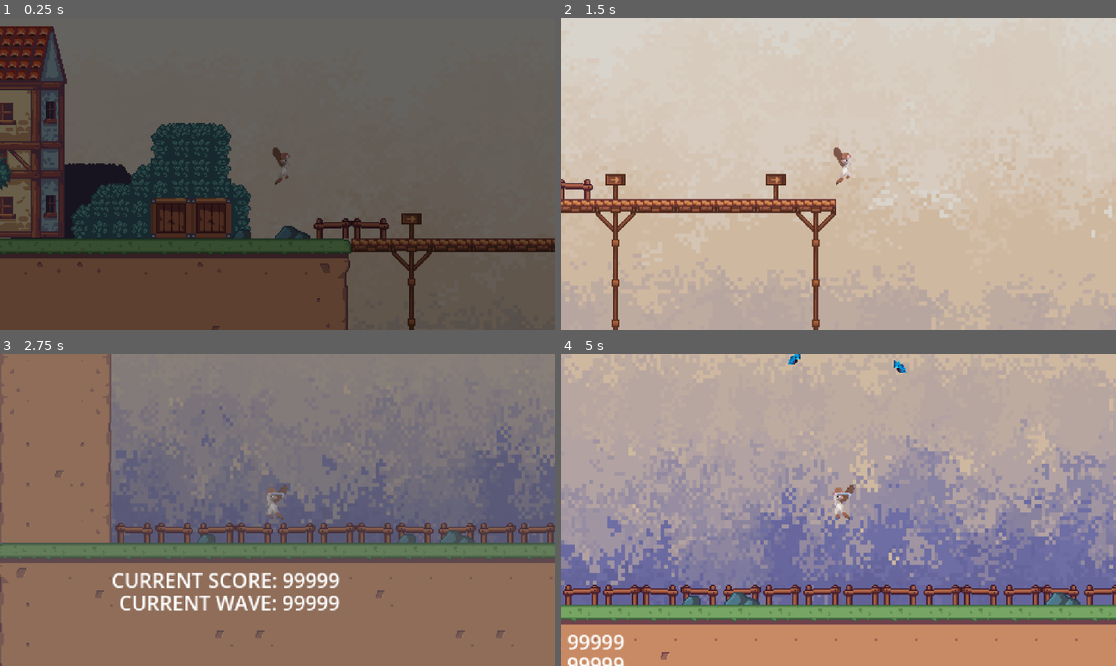
Above: before the commit, frames 1-4 (two rows, left to right).
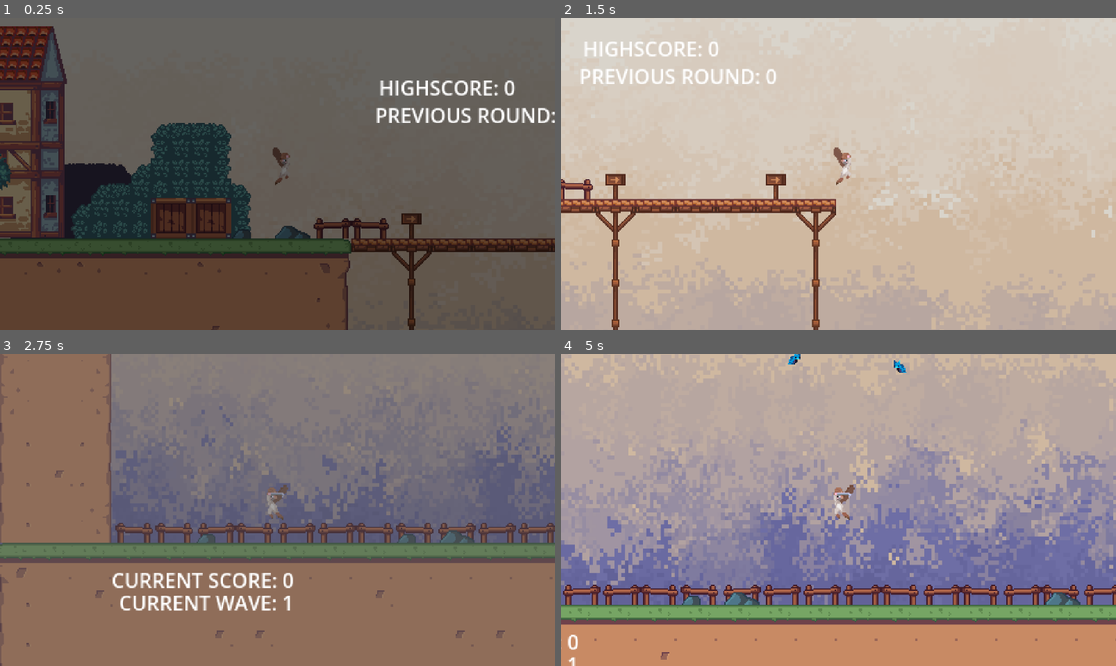
Above: after the commit, the same moments.

Repository: Charlie3570/Hack-n-Slash-Game-Godot
Game: Godot game, scene res://Scenes/lobby_level.tscn
The game is run twice, just before and just after one commit, with the same random seed, the same clock (stepped at 60 frames per second) and the same inputs.
Inputs (mouse positions are in pixels of both pictures, inside the frame that each line leads up to):
- Up to frame 1 (0.25 s): no input
- Up to frame 2 (1.5 s): move the mouse to (960, 158) at 0.52 s; hold D (right) from 0.53 s (still down); click (960, 158) at 0.6 s; tap W (jump) at 0.77 s; move the mouse to (727, 189) at 1.27 s; right-click (727, 189) at 1.35 s
- Up to frame 3 (2.75 s): tap W (jump) at 1.52 s; move the mouse to (333, 441) at 2.02 s; release D (right) at 2.03 s; hold A (left) from 2.03 s (still down); click (333, 441) at 2.1 s
- Up to frame 4 (5 s): move the mouse to (810, 572) at 2.77 s; release A (left) at 2.78 s; hold D (right) 2.78-4.28 s; right-click (810, 572) at 2.85 s; tap W (jump) at 3.02, 3.77, 4.52 s; move the mouse to (1005, 556) at 3.52 s; click (1005, 556) at 3.6 s; move the mouse to (672, 463) at 4.27 s; hold A (left) from 4.28 s (still down); right-click (672, 463) at 4.35 s

The runs differ from the first frame. In frame 1, 1.4% of the frame differs, in the area x 67-100%, y 20-34%; in frame 2, 1.2%; in frame 3, 0.6%; in frame 4, 0.5%.

Commit message:
Finished tutorial

Diff:
--- /dev/null
+++ b/h-ack'n'slash/Scenes/currentscore_label.gd
@@ -0,0 +1,8 @@
+extends RichTextLabel
+
+var default_text = "CURRENT SCORE: "
+
+# Called every frame. 'delta' is the elapsed time since the previous frame.
+func _process(delta):
+	var text = str(default_text, str(Global.current_score))
+	self.text = (text)
--- /dev/null
+++ b/h-ack'n'slash/Scenes/currentwavelevel_label.gd
@@ -0,0 +1,8 @@
+extends RichTextLabel
+
+var default_text = "CURRENT WAVE: "
+
+# Called every frame. 'delta' is the elapsed time since the previous frame.
+func _process(delta):
+	var text = str(default_text, str(Global.current_wave))
+	self.text = (text)
--- /dev/null
+++ b/h-ack'n'slash/Scenes/highscore_label.gd
@@ -0,0 +1,8 @@
+extends RichTextLabel
+
+var default_text = "HIGHSCORE: "
+
+# Called every frame. 'delta' is the elapsed time since the previous frame.
+func _process(delta):
+	var text = str(default_text, str(Global.high_score))
+	self.text = (text)
--- a/h-ack'n'slash/Scenes/lobby_level.tscn
+++ b/h-ack'n'slash/Scenes/lobby_level.tscn
@@ -8,6 +8,8 @@
 [ext_resource type="Texture2D" uid="uid://cu3btvm0ismk2" path="res://Base Art/Background/Tree1.png" id="5_lnnip"]
 [ext_resource type="PackedScene" uid="uid://dmp5fivxqc1o8" path="res://Scenes/player.tscn" id="6_x3m8e"]
 [ext_resource type="PackedScene" uid="uid://dyxvk6x76a35" path="res://Scenes/scene_transition.tscn" id="8_n0tpq"]
+[ext_resource type="Script" uid="uid://q3cbmj1qnrq7" path="res://Scenes/highscore_label.gd" id="9_lnnip"]
+[ext_resource type="Script" uid="uid://b2m8fjl07nsgy" path="res://Scenes/previousround_label.gd" id="10_m5621"]
 
 [sub_resource type="TileSetAtlasSource" id="TileSetAtlasSource_o1qmv"]
 texture = ExtResource("2_x3m8e")
@@ -137,4 +139,22 @@
 
 [node name="Scene Transition" parent="." instance=ExtResource("8_n0tpq")]
 
+[node name="StaticBody2D" type="StaticBody2D" parent="."]
+
+[node name="highscoreLabel" type="RichTextLabel" parent="StaticBody2D"]
+offset_left = 406.0
+offset_top = 60.0
+offset_right = 698.0
+offset_bottom = 110.0
+text = "HIGH SCORE: 99999"
+script = ExtResource("9_lnnip")
+
+[node name="previousroundLabel" type="RichTextLabel" parent="StaticBody2D"]
+offset_left = 403.0
+offset_top = 82.0
+offset_right = 618.0
+offset_bottom = 122.0
+text = "PREVIOUS ROUND: 99999"
+script = ExtResource("10_m5621")
+
 [connection signal="body_entered" from="StartGameDirection" to="." method="_on_start_game_direction_body_entered"]
--- a/h-ack'n'slash/Scenes/player.tscn
+++ b/h-ack'n'slash/Scenes/player.tscn
@@ -10,6 +10,7 @@
 [ext_resource type="Texture2D" uid="uid://bi8q3br14q3jf" path="res://Base Art/Dacian Warrior Animated Pixel-Art 2D/Dacian Warrior Animated Pixel-Art 2D/Fall/50x50/Fall 1 Sprite Sheet.png" id="7_c32x4"]
 [ext_resource type="Texture2D" uid="uid://csfc4wuus6xlx" path="res://Base Art/Dacian Warrior Animated Pixel-Art 2D/Dacian Warrior Animated Pixel-Art 2D/Idle/50x50/Idle Sprite 0.png" id="8_fg7i4"]
 [ext_resource type="Texture2D" uid="uid://qfl3ehp70f3n" path="res://Base Art/Dacian Warrior Animated Pixel-Art 2D/Dacian Warrior Animated Pixel-Art 2D/Run/50x50/Run Sprite 2.png" id="9_gwne5"]
+[ext_resource type="PackedScene" uid="uid://h86hjbth0f42" path="res://Scenes/progress_bar.tscn" id="11_gymyn"]
 
 [sub_resource type="AtlasTexture" id="AtlasTexture_03fgm"]
 atlas = ExtResource("2_hvaui")
@@ -447,4 +448,11 @@
 [node name="CollisionShape2D" type="CollisionShape2D" parent="PlayerHitBox"]
 shape = SubResource("CapsuleShape2D_tx1dd")
 
+[node name="ProgressBar" parent="." instance=ExtResource("11_gymyn")]
+offset_left = -14.0
+offset_top = 13.000001
+offset_right = 76.0
+offset_bottom = 36.0
+scale = Vector2(0.3, 0.3)
+
 [connection signal="animation_finished" from="AnimatedSprite2D" to="." method="_on_animated_sprite_2d_animation_finished"]
--- /dev/null
+++ b/h-ack'n'slash/Scenes/previousround_label.gd
@@ -0,0 +1,8 @@
+extends RichTextLabel
+
+var default_text = "PREVIOUS ROUND: "
+
+# Called every frame. 'delta' is the elapsed time since the previous frame.
+func _process(delta):
+	var text = str(default_text, str(Global.previous_score))
+	self.text = (text)
--- /dev/null
+++ b/h-ack'n'slash/Scenes/progress_bar.tscn
@@ -0,0 +1,22 @@
+[gd_scene load_steps=4 format=3 uid="uid://h86hjbth0f42"]
+
+[ext_resource type="Script" uid="uid://clca0go5goi16" path="res://progress_bar.gd" id="1_gsm4l"]
+
+[sub_resource type="StyleBoxFlat" id="StyleBoxFlat_r5tkt"]
+bg_color = Color(0.7921569, 0, 0, 1)
+corner_radius_top_left = 15
+corner_radius_top_right = 15
+corner_radius_bottom_right = 15
+corner_radius_bottom_left = 15
+
+[sub_resource type="StyleBoxFlat" id="StyleBoxFlat_tqi2h"]
+bg_color = Color(0, 0.73971456, 1.92523e-07, 1)
+
+[node name="ProgressBar" type="ProgressBar"]
+offset_left = -22.0
+offset_top = 1.0
+offset_right = 21.0
+offset_bottom = 24.0
+theme_override_styles/background = SubResource("StyleBoxFlat_r5tkt")
+theme_override_styles/fill = SubResource("StyleBoxFlat_tqi2h")
+script = ExtResource("1_gsm4l")
--- a/h-ack'n'slash/Scenes/stage_level.tscn
+++ b/h-ack'n'slash/Scenes/stage_level.tscn
@@ -7,6 +7,8 @@
 [ext_resource type="PackedScene" uid="uid://dhqgtw2wmjuh1" path="res://Script/bat_enemey.tscn" id="5_po6aq"]
 [ext_resource type="PackedScene" uid="uid://c37ka87qqwvto" path="res://Scenes/toxic_frog.tscn" id="6_ay5av"]
 [ext_resource type="PackedScene" uid="uid://dyxvk6x76a35" path="res://Scenes/scene_transition.tscn" id="6_r1lt6"]
+[ext_resource type="Script" uid="uid://defql4g2t8mmk" path="res://Scenes/currentscore_label.gd" id="8_xqoqq"]
+[ext_resource type="Script" uid="uid://bomh3b7mlpmtv" path="res://Scenes/currentwavelevel_label.gd" id="9_bn4sp"]
 
 [sub_resource type="TileSetAtlasSource" id="TileSetAtlasSource_v7avy"]
 texture = ExtResource("1_fjht0")
@@ -116,6 +118,7 @@
 offset_right = 363.0
 offset_bottom = 506.0
 text = "CURRENT SCORE: 99999"
+script = ExtResource("8_xqoqq")
 
 [node name="currentwavelevelLabel" type="RichTextLabel" parent="scoreLabels"]
 offset_left = 163.0
@@ -123,3 +126,4 @@
 offset_right = 369.0
 offset_bottom = 524.0
 text = "CURRENT WAVE: 99999"
+script = ExtResource("9_bn4sp")
--- a/h-ack'n'slash/Scenes/toxic_frog.tscn
+++ b/h-ack'n'slash/Scenes/toxic_frog.tscn
@@ -1,8 +1,9 @@
-[gd_scene load_steps=42 format=3 uid="uid://c37ka87qqwvto"]
+[gd_scene load_steps=43 format=3 uid="uid://c37ka87qqwvto"]
 
 [ext_resource type="Script" uid="uid://b6j4rx1j68ogb" path="res://toxic_frog.gd" id="1_ywud4"]
 [ext_resource type="Texture2D" uid="uid://nig073lxd81i" path="res://Base Art/ToxicFrog/PurpleBlue/ToxicFrogPurpleBlue_Sheet.png" id="2_8ae6g"]
 [ext_resource type="Script" uid="uid://cof7nft7t0juy" path="res://Scenes/frog_deal_damage_area.gd" id="3_8ae6g"]
+[ext_resource type="PackedScene" uid="uid://h86hjbth0f42" path="res://Scenes/progress_bar.tscn" id="4_5n807"]
 
 [sub_resource type="AtlasTexture" id="AtlasTexture_4u40n"]
 atlas = ExtResource("2_8ae6g")
@@ -315,6 +316,13 @@
 position = Vector2(12, 0.5)
 shape = SubResource("RectangleShape2D_ywud4")
 
+[node name="ProgressBar" parent="." instance=ExtResource("4_5n807")]
+offset_left = -15.0
+offset_top = 11.0
+offset_right = 57.499992
+offset_bottom = 34.0
+scale = Vector2(0.35, 0.35)
+
 [connection signal="timeout" from="DirectionTimer" to="." method="_on_d_irection_timer_timeout"]
 [connection signal="area_entered" from="FrogHitbox" to="." method="_on_frog_hitbox_area_entered"]
 [connection signal="area_entered" from="FrogDealDamageArea" to="." method="_on_frog_deal_damage_area_area_entered"]
--- a/h-ack'n'slash/Script/bat_enemey.tscn
+++ b/h-ack'n'slash/Script/bat_enemey.tscn
@@ -1,10 +1,11 @@
-[gd_scene load_steps=31 format=3 uid="uid://dhqgtw2wmjuh1"]
+[gd_scene load_steps=32 format=3 uid="uid://dhqgtw2wmjuh1"]
 
 [ext_resource type="Script" uid="uid://ces2grq6qvhje" path="res://Script/bat_enemey.gd" id="1_cox1u"]
 [ext_resource type="Texture2D" uid="uid://1bxfl6aqclkf" path="res://Base Art/Bat/Standard/BatStandard_Attack.png" id="2_duayy"]
 [ext_resource type="Texture2D" uid="uid://jrb8eebbspjo" path="res://Base Art/Bat/Standard/BatStandard_Death.png" id="3_di62m"]
 [ext_resource type="Texture2D" uid="uid://bstbbhsbksdp8" path="res://Base Art/Bat/Standard/BatStandard_Flying.png" id="4_h7mgm"]
 [ext_resource type="Texture2D" uid="uid://cdifngfig3q60" path="res://Base Art/Bat/Standard/BatStandard_Hurt.png" id="5_ekjql"]
+[ext_resource type="PackedScene" uid="uid://h86hjbth0f42" path="res://Scenes/progress_bar.tscn" id="6_duayy"]
 
 [sub_resource type="AtlasTexture" id="AtlasTexture_8w20d"]
 atlas = ExtResource("2_duayy")
@@ -210,5 +211,12 @@
 [node name="CollisionShape2D" type="CollisionShape2D" parent="BatDealDamageArea"]
 shape = SubResource("CircleShape2D_duayy")
 
+[node name="ProgressBar" parent="." instance=ExtResource("6_duayy")]
+offset_left = -6.0000005
+offset_top = 6.0000005
+offset_right = 48.999992
+offset_bottom = 29.0
+scale = Vector2(0.2, 0.2)
+
 [connection signal="timeout" from="Timer" to="." method="_on_timer_timeout"]
 [connection signal="area_entered" from="BatHitBox" to="." method="_on_bat_hit_box_area_entered"]
--- /dev/null
+++ b/h-ack'n'slash/progress_bar.gd
@@ -0,0 +1,19 @@
+extends ProgressBar
+
+var parent
+var max_value_amount
+var min_value_amount
+
+func _ready():
+	parent = get_parent()
+	max_value_amount = parent.health_max
+	min_value_amount = parent.health_min
+
+func _process(delta):
+	self.value = parent.health
+	if parent.health != max_value_amount:
+		self.visible = true
+		if parent.health == min_value_amount:
+			self.visible = false
+	else:
+		self.visible = false
--- a/h-ack'n'slash/toxic_frog.gd
+++ b/h-ack'n'slash/toxic_frog.gd
@@ -6,8 +6,8 @@
 var is_frog_chase = true
 
 var health = 80
-var healthmax = 80
-var healthmin = 0
+var health_max = 80
+var health_min = 0
 
 var dead: bool = false
 var taking_damage: bool = false
@@ -42,9 +42,12 @@
 		if !is_frog_chase:
 			velocity += dir * speed * delta
 		elif is_frog_chase and !taking_damage:
-			var dir_to_player = position.direction_to(player.position) * speed
-			velocity.x = dir_to_player.x
-			dir.x = abs(velocity.x)/(velocity.x)
+			if is_instance_valid(player):
+				var dir_to_player = position.direction_to(player.position) * speed
+				velocity.x = dir_to_player.x
+				dir.x = abs(velocity.x)/(velocity.x)
+			else:
+				return
 
 		elif taking_damage:
 			var knockback_dir = position.direction_to(player.position) * knockback_force
@@ -99,8 +102,8 @@
 func take_damage(damage):
 	health -= damage
 	taking_damage = true
-	if health <= healthmin:
-		health = healthmin
+	if health <= health_min:
+		health = health_min
 		dead = true
 
 var shootingtongue = false
Not shown, added: h-ack'n'slash/Scenes/currentscore_label.gd.uid
Not shown, added: h-ack'n'slash/Scenes/currentwavelevel_label.gd.uid
Not shown, added: h-ack'n'slash/Scenes/highscore_label.gd.uid
Not shown: 1 places in h-ack'n'slash/Scenes/lobby_level.tscn that only renumber resources
Not shown: 1 places in h-ack'n'slash/Scenes/player.tscn that only renumber resources
Not shown, added: h-ack'n'slash/Scenes/previousround_label.gd.uid
Not shown: 1 places in h-ack'n'slash/Scenes/stage_level.tscn that only renumber resources
Not shown, added: h-ack'n'slash/progress_bar.gd.uid
